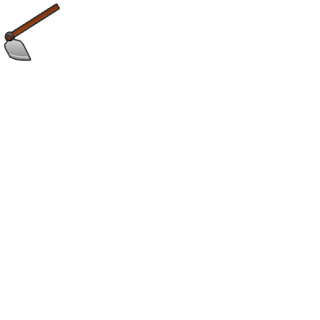
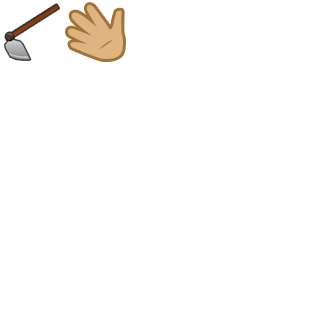
Two versions of the same layered image (320×320). Layer-by-layer changes:
added layer "Hand" above "Layer 0" over [65, 2, 126, 62]
